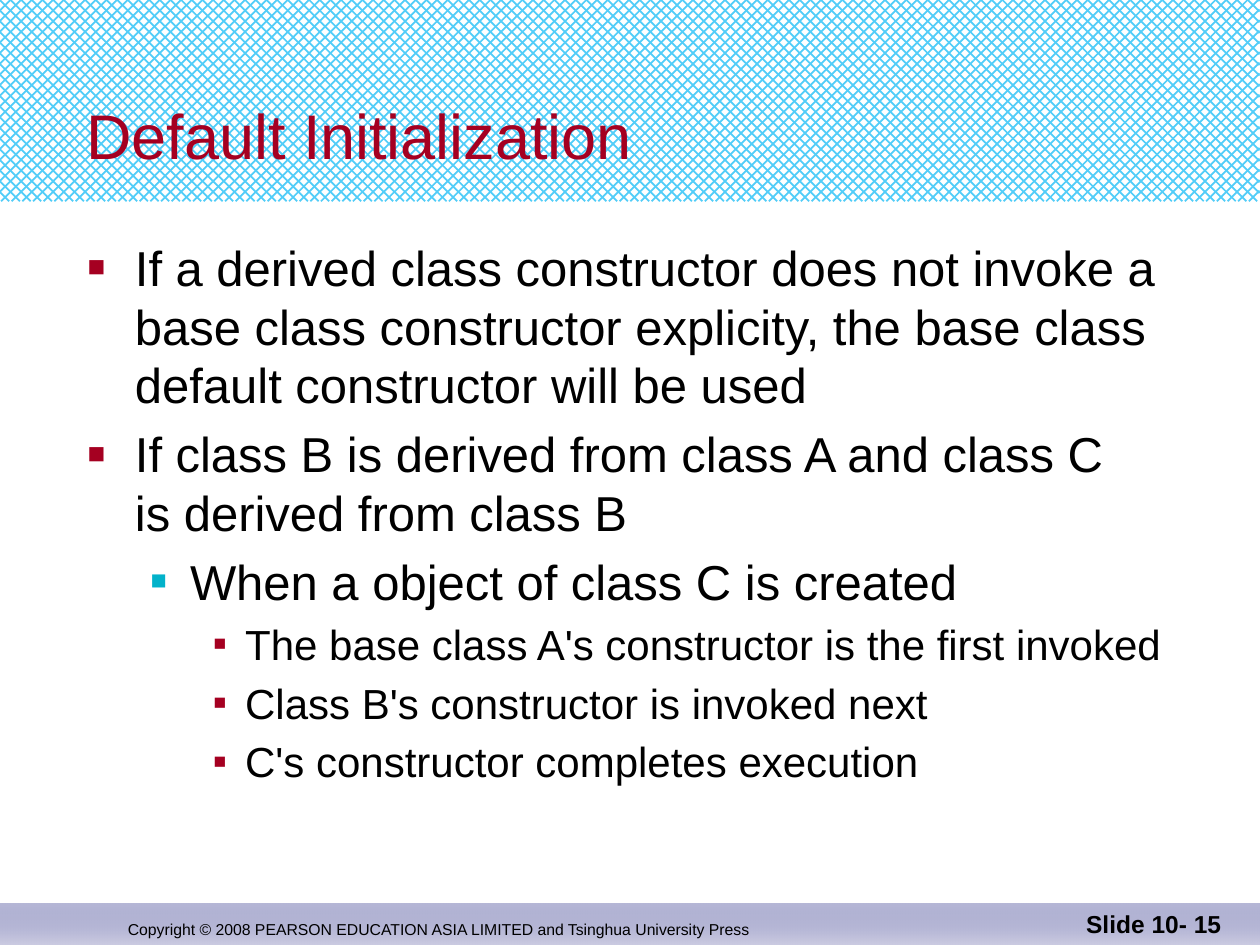
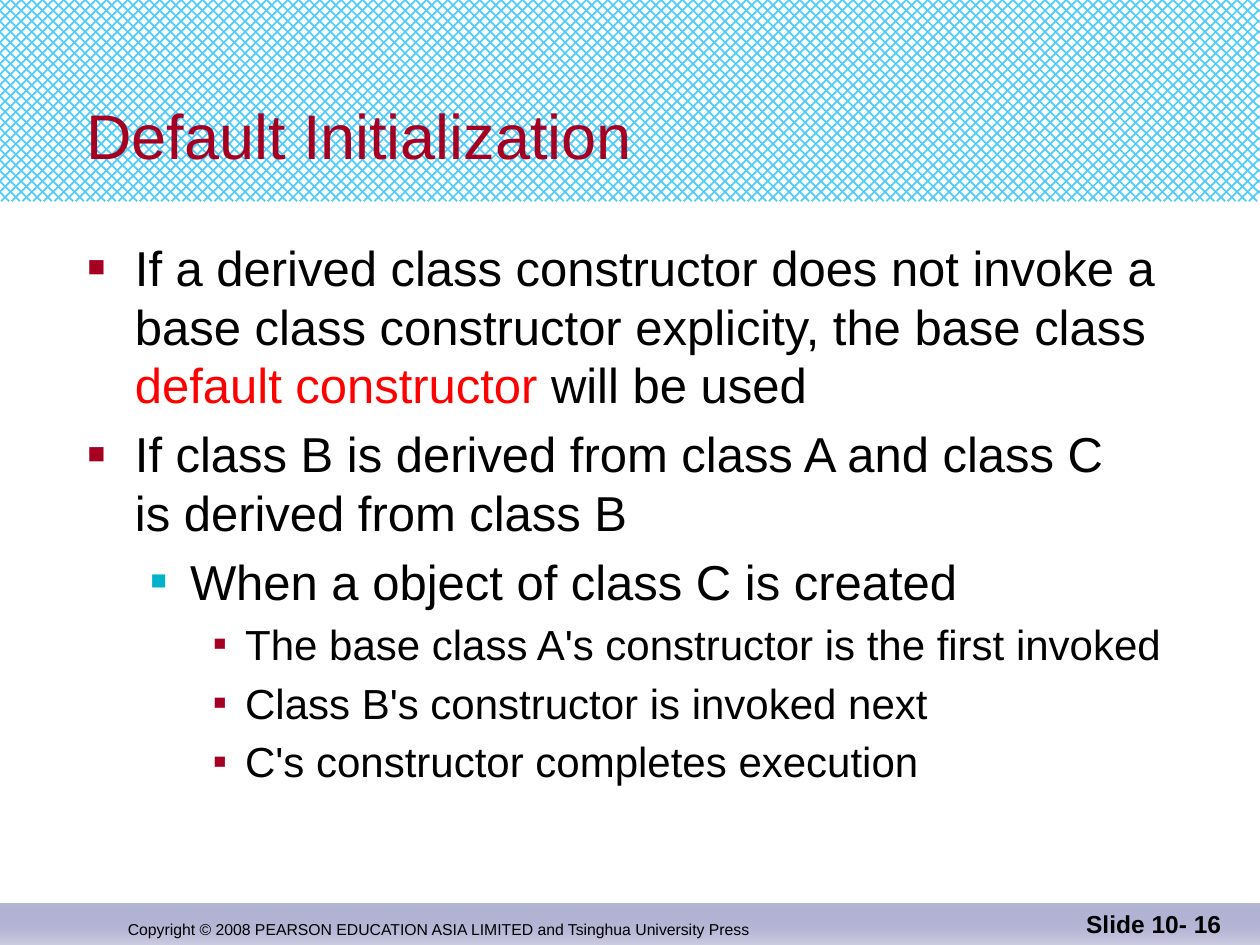
Before and after one commit to djuanbei/CPLUSPLUS, a slide deck: slide 16 of ppt/Chapter 15.pptx (slide 15 before the commit). Drawn at 1260x945 pixels with LibreOffice and Linux fonts; fonts in the diff are those of the drawing. Boxes give left, top, right and bottom in pixels: in the first picture for what was removed or moved away, otherwise in the second. Text is boxed around its words. In the diff, an @@ line names an element or a change of style, - is before the commit and + after.

```diff
--- a/ppt/Chapter 15.pptx
+++ b/ppt/Chapter 15.pptx
@@ text at box(135, 250, 1155, 404): text colour #000000 to #FF0000 in "default constructor" @@
@@ page number at box(1086, 915, 1221, 934): text changed @@
-Slide 10- 15
+Slide 10- 16
```
Also in this commit, not shown: 2 other slides changed, 3 slides added.
